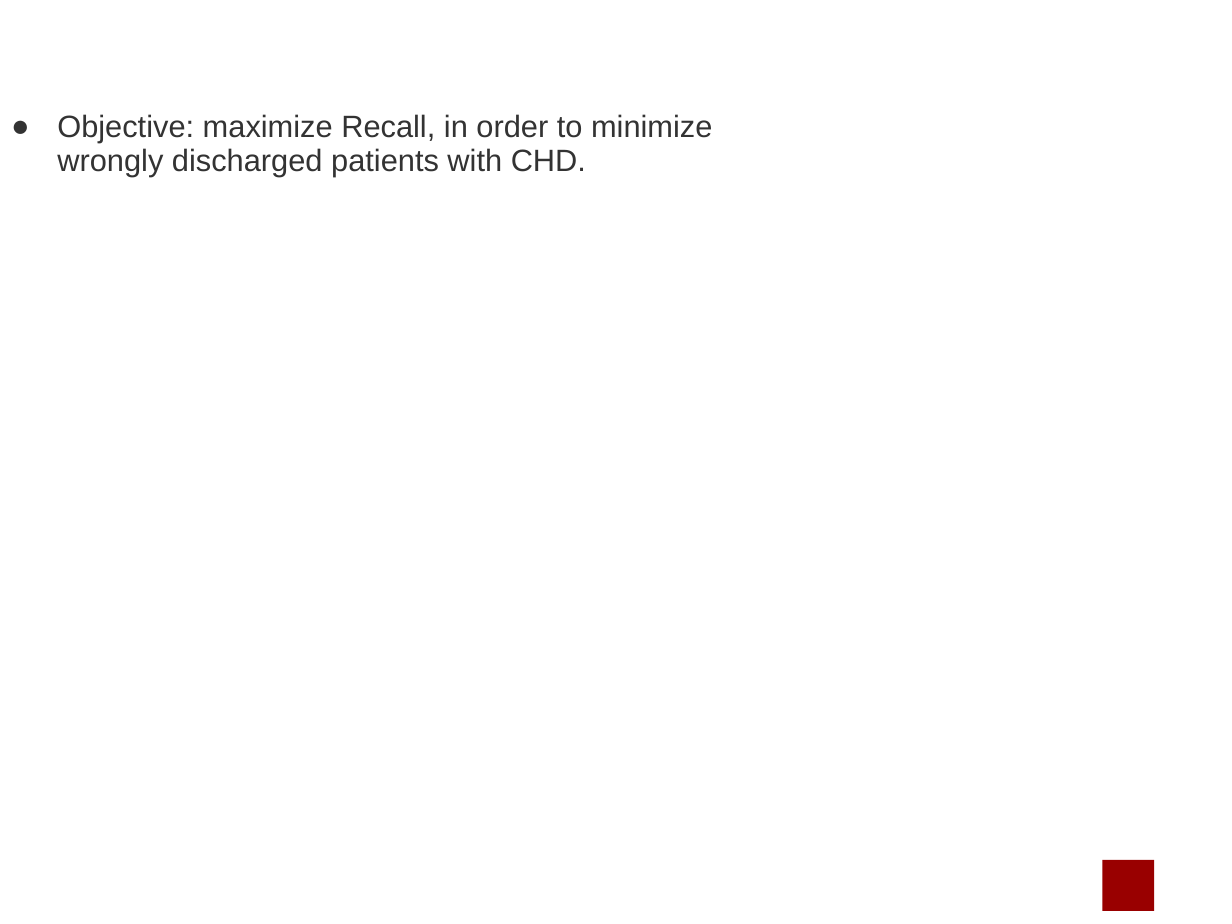
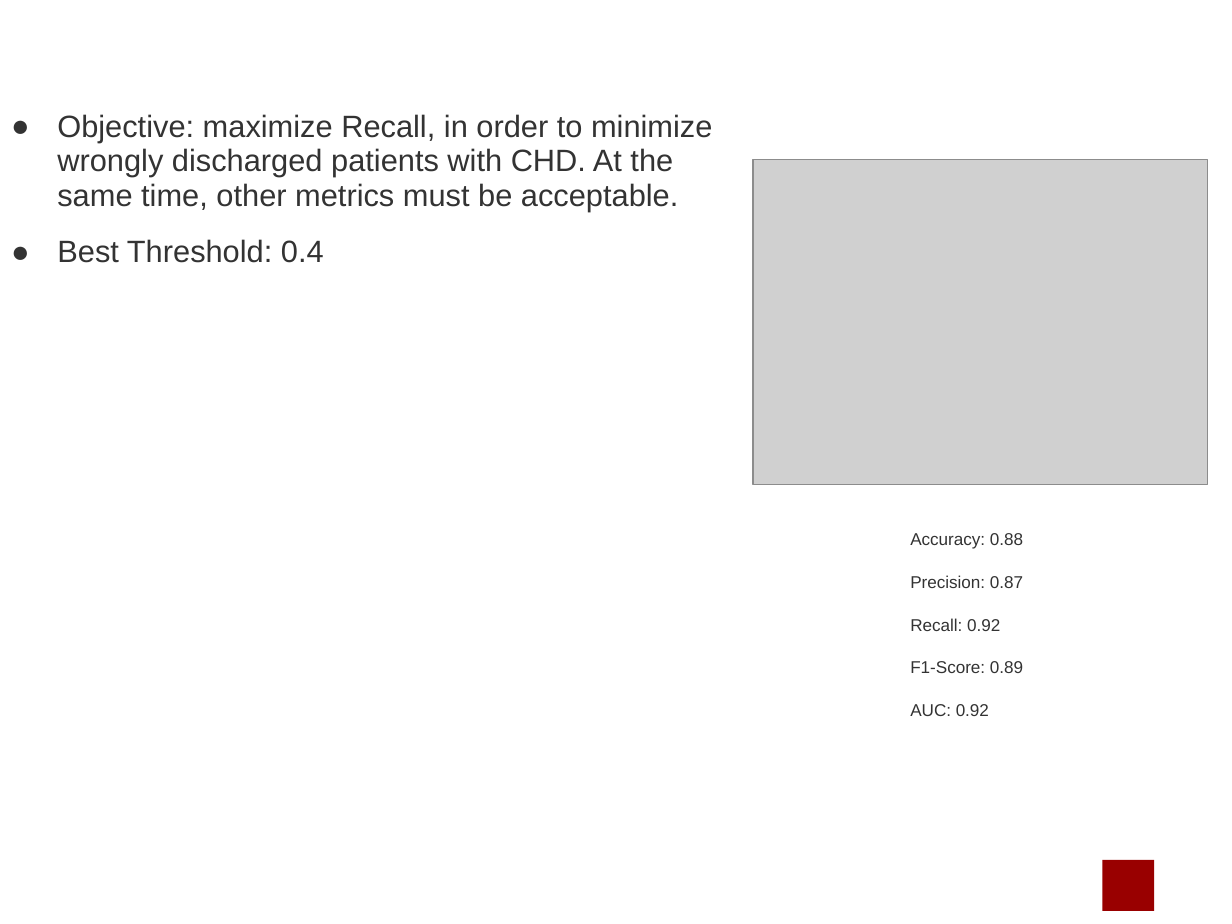
Before and after one commit to marcouderzo/CoronaryHeartDisease-Prediction, a slide deck: slide 12 of slides.pptx. Drawn at 1232x924 pixels with LibreOffice and Linux fonts; fonts in the diff are those of the drawing; grey boxes stand for pictures; background and template pictures are left out. Boxes give left, top, right and bottom in pixels: in the first picture for what was removed or moved away, otherwise in the second. Text is boxed around its words. In the diff, an @@ line names an element or a change of style, - is before the commit and + after.

```diff
--- a/slides.pptx
+++ b/slides.pptx
@@ text at bbox=[57, 114, 712, 263]: text changed @@
-● Objective: maximize Recall, in order to minimize wrongly discharged patients with CHD.
+● Objective: maximize Recall, in order to minimize wrongly discharged patients with CHD. At the same time, other metrics must be acceptable.
+● Best Threshold: 0.4
@@ picture added at bbox=[753, 160, 1207, 485] @@
@@ text added at bbox=[910, 533, 1023, 716], 10 pt, text #333333 @@
+  Accuracy: 0.88
+  Precision: 0.87
+  Recall: 0.92
+  F1-Score: 0.89
+  AUC: 0.92
```
Also in this commit, not shown: 3 other slides changed, 1 slide added, 1 slide removed, 2 other files.
